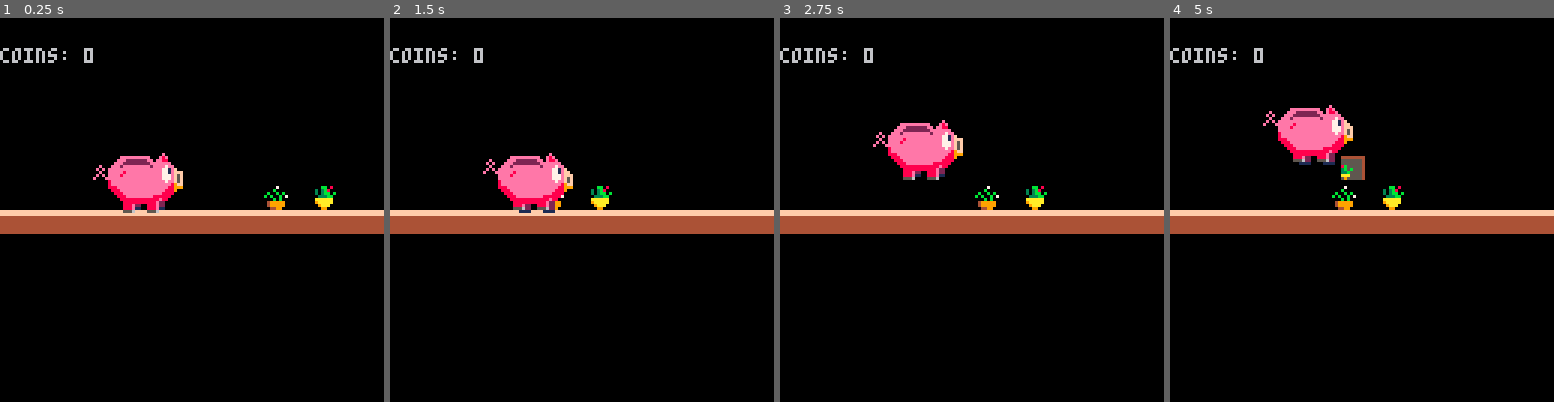
Above: before the commit, frames 1-4 (left to right).
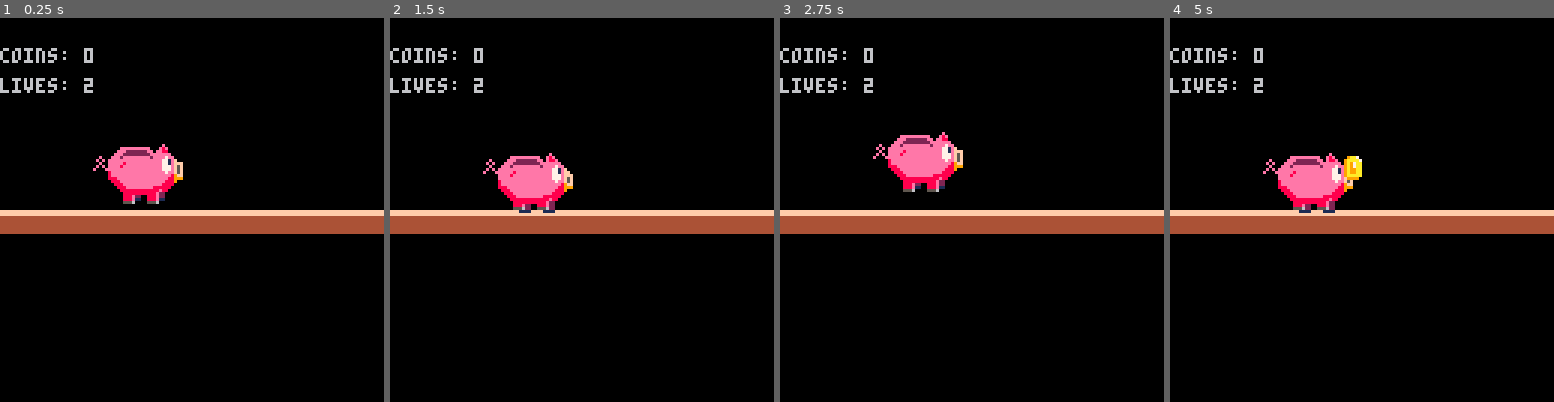
Above: after the commit, the same moments.

Repository: Houzvicka/ld44
Game: PICO-8 cartridge piggy.p8
The game is run twice, just before and just after one commit, with the same random seed, the same clock (stepped at 60 frames per second) and the same inputs.
Inputs:
- Up to frame 1 (0.25 s): no input
- Up to frame 2 (1.5 s): no input
- Up to frame 3 (2.75 s): hold Right 1.6-2.1 s; hold Up 2.15-2.42 s; hold Right from 2.47 s (still down)
- Up to frame 4 (5 s): release Right at 3.03 s; hold Left 3.08-3.58 s; hold Right 4.02-4.68 s; hold Up from 4.73 s (still down)

The runs differ from the first frame. In frame 1, 2.5% of the frame differs, in the area x 0-88%, y 15-51%; in frame 2, 0.6%; in frame 3, 2.8%; in frame 4, 5.3%, in the area x 0-61%, y 15-51%.

Commit message:
Update piggy.p8

Diff:
--- a/piggy.p8
+++ b/piggy.p8
@@ -6,11 +6,6 @@
 function _init()
 	t,fc,fp,s=0,1,1,4 --tick,frame,step
 	expandmap = 0
-	cs={1,2,3,4,5,6}
-	fs={64,68}
-	fhs={72,76}
-	fds=12
- game_over=false
  make_player()
 end
 
@@ -49,9 +44,28 @@
 
  --draw score
  print("coins: "..player.ncoin, player.x - 30, 10)
+
+ --draw lives
+ print("lives: "..player.lives, player.x - 30, 20)
+end
+
+function game_start()
+ curr_speed = 1
+ player.lives = 2
+ game_over=false
+end
+
+function game_end()
+ curr_speed = 0
+ player.lives = 0
+ game_over=true
 end
 -->8
 //player
+
+fs={80,84} --happy pig
+fhs={88,92} --damaged pig
+fds=28 --dead pig
 can_animate = true
 
 function make_player()
@@ -61,7 +75,10 @@
 	player.dy = 0
 	player.lives = 2
 	player.ncoin = 0
-	player.sprite = 64
+	player.sprite = 80
+	player.jump_height = 0
+	player.jump_alowed = true
+	player.on_ground = false
 end
 
 function animate_player()
@@ -77,21 +94,30 @@
 
 function move_player()
 
- on_ground=false
-	player.dy = gravity
+	player.dy = gravity*2
 
 	--ground colision
- if hit(player.x,player.y+player.dy,30,30) == 8 then
-  on_ground=true
+ if hit(player.x,player.y+player.dy,32,22) == 8 then
+  player.on_ground=true
   player.dy=0
  else
-  on_ground=false
- end
+  player.on_ground=false
+ end
+
+	printh(player.jump_height)
+	printh(player.dy)
+	printh(player.jump_alowed)
+	printh(player.on_ground)
 
 	--jump
- if (btnp(2)) then
-  if (on_ground) then
-   player.dy-=20
+ if (btn(2)) then
+  if player.jump_alowed and player.jump_height < 10 then
+   player.dy-=3
+   player.jump_height+=1
+  elseif player.on_ground then
+   player.jump_alowed = true
+   player.jump_height = 0
+   player.dy=0
   end
  end
 
@@ -116,13 +142,24 @@
  animate_player()
 end
 
+function player_hit()
+ if player.lives == 2 then
+  player.lives-=1
+ elseif player.lives == 1 then
+  game_end()
+ end
+end
+
 function draw_player()
-	spr(player.sprite,player.x,player.y,4,4)
+	spr(player.sprite,player.x,player.y,4,3)
 end
 -->8
 //coin
 
 coins = {}
+--coin sprite
+cs={12,13,14,15,14,13}
+
 
 function move_coins()
  for c in all(coins) do
@@ -171,9 +208,9 @@
 
 function check_collision(coin)
 
-	if(coin.x >=player.x and coin.x+6 <=player.x+30)
+	if(coin.x >=player.x-5 and coin.x <=player.x+24)
 	then
-		if(coin.y >= player.y and coin.y+6 <=player.y+30)
+		if(coin.y >= player.y and coin.y <=player.y+32)
 		then
 		colect_coin(coin)
 		end
@@ -304,5 +341,5 @@
 0000000000000000000000000000000000000000000000000000000000000000000000000000000000000000000000000000000000000000000000000000000000000000000000000000000000000000000000000000000000000000000000000000000000000000000000000000000000000000000000000000000000000000
 0000000000000000000000000000000000000000000000000000000000000000000000000000000000000000000000000000000000000000000000000000000000000000000000000000000000000000000000000000000000000000000000000000000000000000000000000000000000000000000000000000000000000000
 0000000000000000000000000000000000000000000000000000000000000000000000000000000000000000000000000000000000000000000000000000000000000000000000000000000000000000000000000000000000000000000000000000000000000000000000000000000000000000000000000000000000000000
-0000000000000000000000003700270000000000000000000000000000000000000000000000000000000000000000000000000000000000000000000000000000000000000000000000000000000000000000000000000000000000000000000000000000000000000000000000000000000000000000000000000000000000
+0000000000000000000000000000000000000000000000000000000000000000000000000000000000000000000000000000000000000000000000000000000000000000000000000000000000000000000000000000000000000000000000000000000000000000000000000000000000000000000000000000000000000000
 0707070707070707070707070707070707070707070707070707070707070707070707070707070707070707070707070707070700000000000000000000000000000000000000000000000000000000000000000000000000000000000000000000000000000000000000000000000000000000000000000000000000000000
